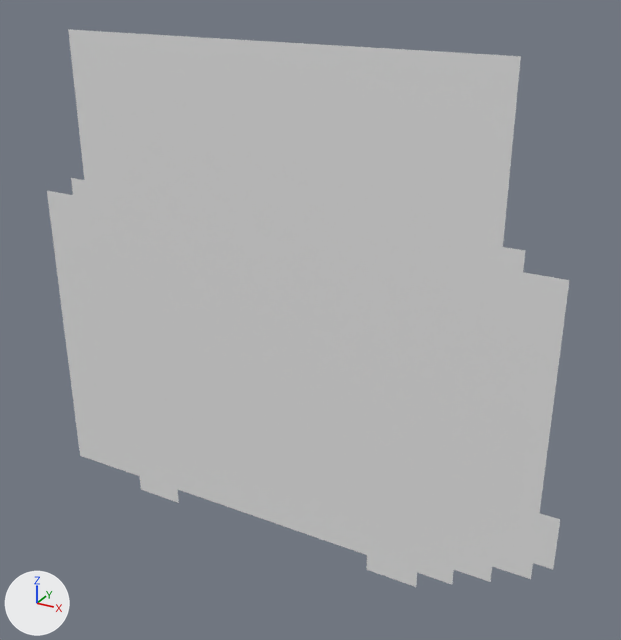
One commit to the OBJ model Assets/Tiled2Unity/Meshes/1-2_hall.obj: the scene before it, then after it.
The view is the same before and after, from a camera (50 mm lens) standing at (5.9, -35.4, 4.2) and looking at (-14.0, 0.8, -13.9). The lights are fixed; the arrows at lower left show +X, +Y and +Z. Where no turn or scale is listed for an object, it has been applied to the vertices.

The scene before the commit, as lines of its bpy script (objects in view):
```python
me_1_2_hall = bpy.data.meshes.new('1-2_hall')
me_1_2_hall.from_pydata(...)  # 822 vertices, 761 faces; spans x -31.0..0.0, y 0.0, z -28.0..0.0
ob_1_2_hall = bpy.data.objects.new('1-2_hall', me_1_2_hall)
ob_1_2_hall.location = (0.0, 0.0, 0.0)
```
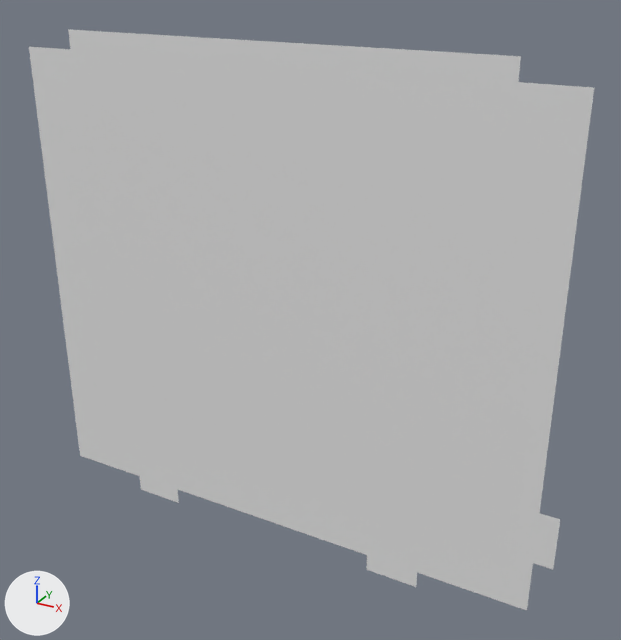
Location of each change, [x1, y1, x2, y2] in pixels of the pictures (621 x 640 px):
'1-2_hall', reshaped (8% wider)
    before: [47, 29, 570, 587]
    after: [29, 29, 594, 610]
part 1 of me_1_2_hall, added
    after: [452, 82, 594, 610]
part 2 of me_1_2_hall, added
    after: [29, 46, 84, 195]

The change, as a diff of the scene's bpy script:
```diff
--- a/Assets/Tiled2Unity/Meshes/1-2_hall.obj.py
+++ b/Assets/Tiled2Unity/Meshes/1-2_hall.obj.py
@@ me_1_2_hall @@
 # used by ob_1_2_hall; location = (0.0, 0.0, 0.0)
-me_1_2_hall.from_pydata(...)  # 822 vertices, 761 faces; spans x -31.0..0.0, y 0.0, z -28.0..0.0
+me_1_2_hall.from_pydata(...)  # 874 vertices, 813 faces; spans x -31.0..0.0, y 0.0, z -28.0..0.0
+# me_1_2_hall part 1
+# 1 vertex is added at (-1.0, 0.0, -27.0)
+# 10 new vertices lie (1.0, 0.0, 0.0) away from vertices in x -5.0..-3.0, y 0.0, z -27.0..-1.0
+# 10 new vertices lie (1.0, 0.0, 0.0) away from vertices in x -4.0..-2.0, y 0.0, z -27.0..-1.0
+# 8 new vertices lie (1.0, 0.0, 0.0) away from vertices in x -3.0..-2.0, y 0.0, z -27.0..-1.0
+# 29 new faces join them
+# me_1_2_hall part 2
+# 8 new vertices lie (-1.0, 0.0, 0.0) away from vertices in x -29.0..-28.0, y 0.0, z -8.0..-1.0
+# 8 new vertices lie (-1.0, 0.0, 0.0) away from vertices in x -30.0..-29.0, y 0.0, z -8.0..-1.0
+# 7 new vertices lie (-1.0, 0.0, 0.0) away from vertices in x -30.0, y 0.0, z -7.0..-1.0
+# 23 new faces join them
```
